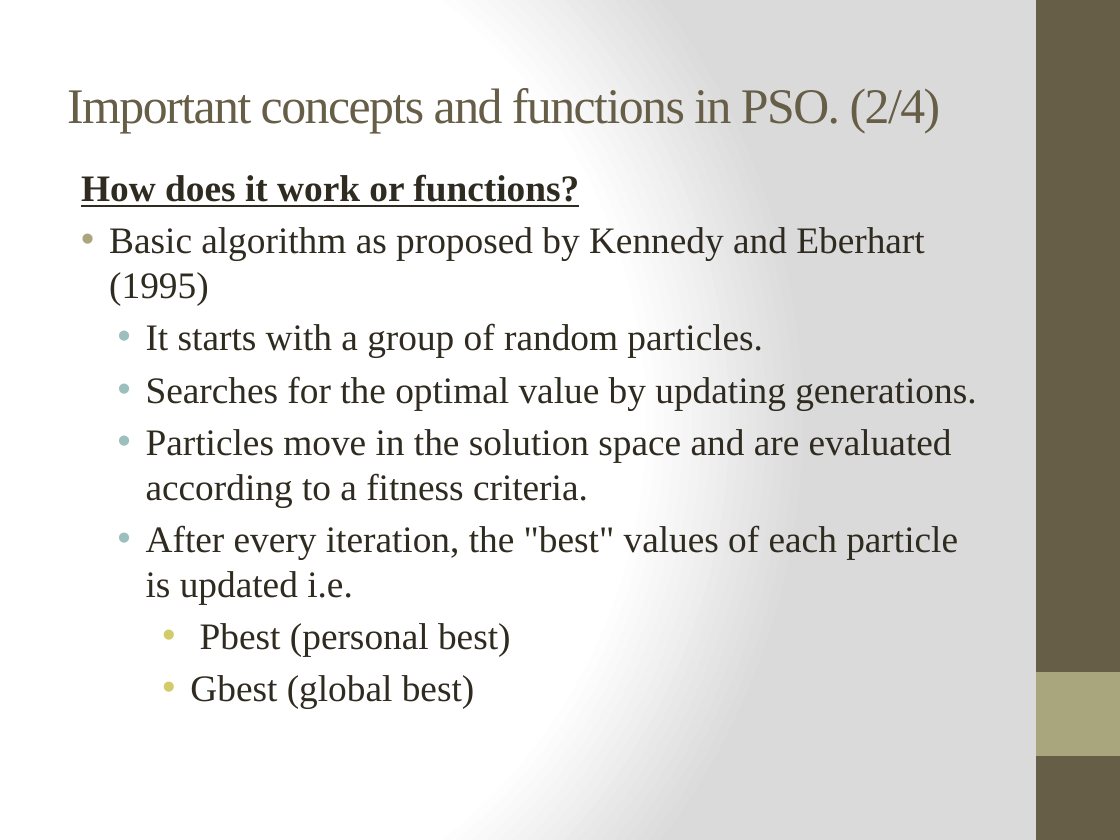
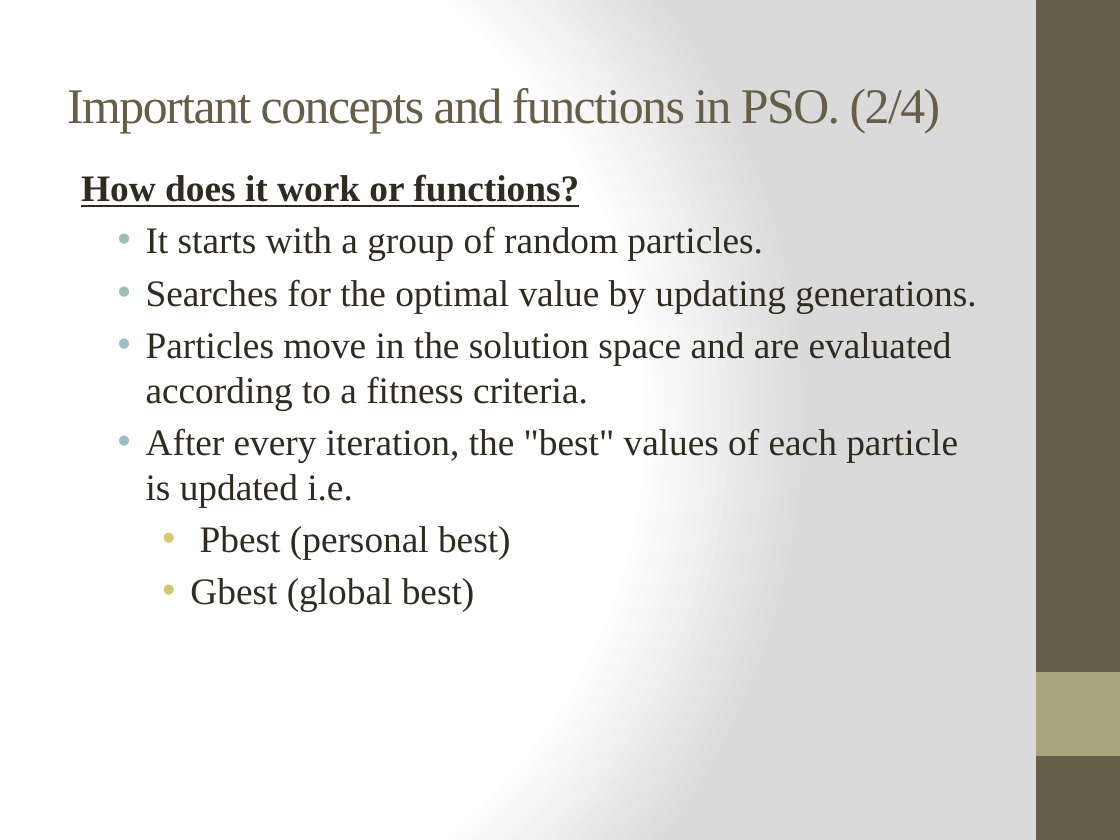
Before and after one commit to ayazhassan-courses/project-pyteam, a slide deck: slide 5 of Documentation/Presentation (interim demo).pptx. Drawn at 1120x840 pixels with LibreOffice and Linux fonts; fonts in the diff are those of the drawing. Boxes give left, top, right and bottom in pixels: in the first picture for what was removed or moved away, otherwise in the second. Text is boxed around its words. In the diff, an @@ line names an element or a change of style, - is before the commit and + after.

```diff
--- a/Documentation/Presentation (interim demo).pptx
+++ b/Documentation/Presentation (interim demo).pptx
@@ text at bbox=[109, 227, 924, 305]: paragraph removed @@
-• Basic algorithm as proposed by Kennedy and Eberhart (1995)
```
Also in this commit, not shown: 1 other slide changed, 1 slide added, 1 slide removed.
